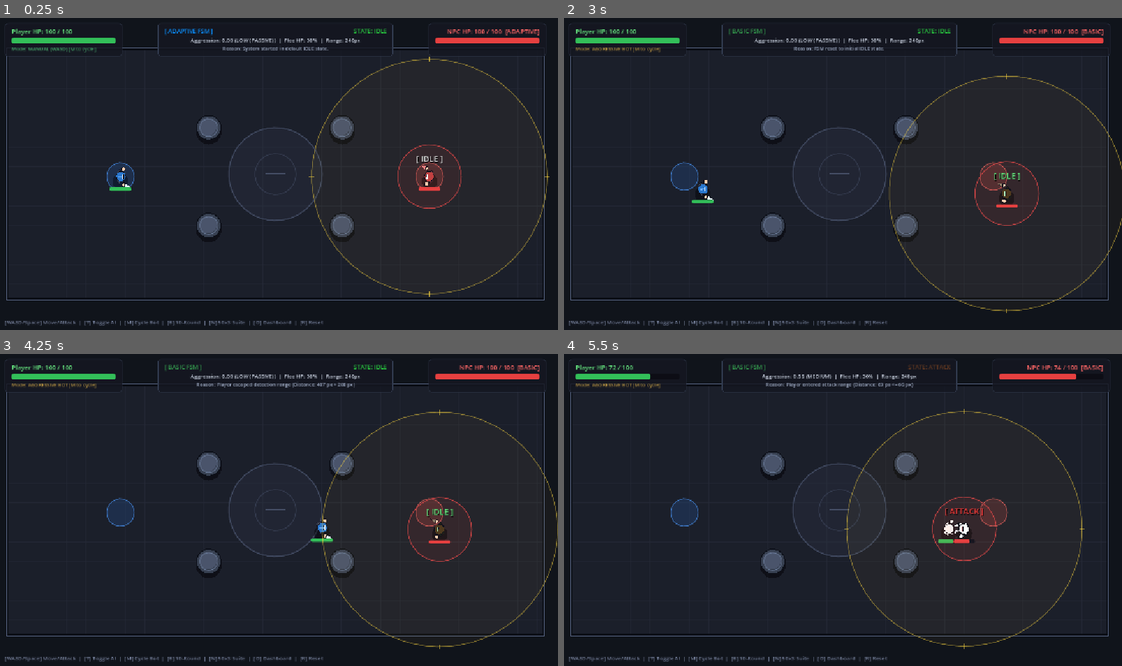
Above: before the commit, frames 1-4 (two rows, left to right).
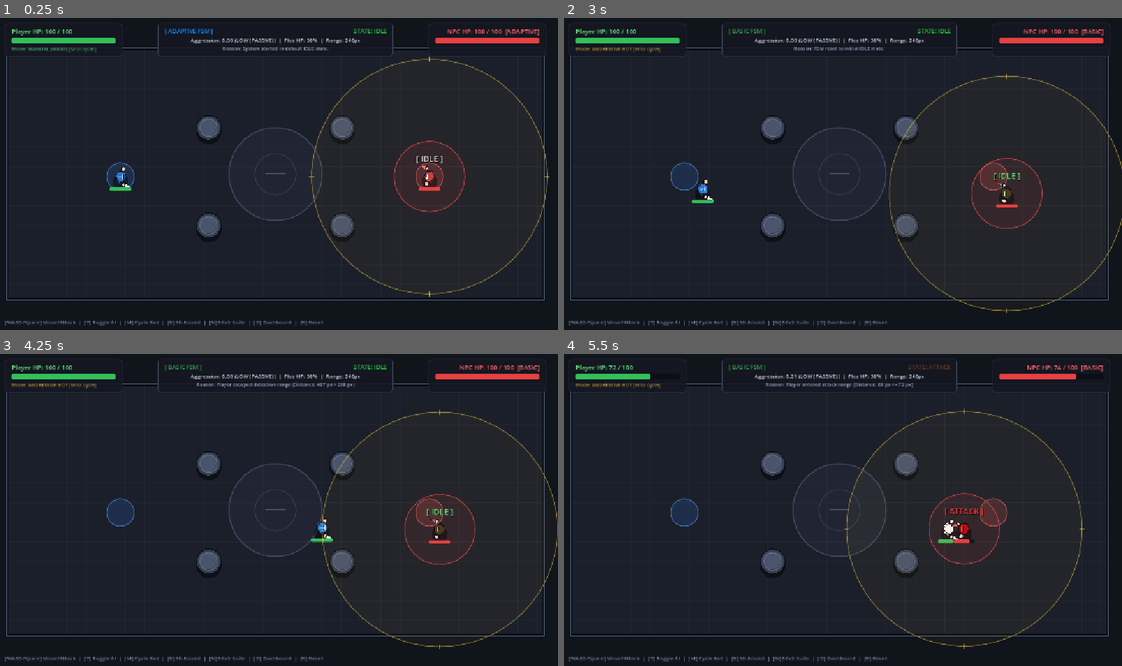
Above: after the commit, the same moments.

Repository: Prats1729/adaptive-npc-ai-FSM
Game: Godot game, scene res://scenes/arena.tscn
Same seed, same stepped clock (60 frames per second), same inputs: the game is played once before the commit and once after it.
Inputs (mouse positions are in pixels of both pictures, inside the frame that each line leads up to):
- Up to frame 1 (0.25 s): no input
- Up to frame 2 (3 s): tap Enter (ui_accept) at 0.5, 0.77, 1.52 s; move the mouse to (965, 158) at 0.52 s; hold Right (ui_right) 0.53-1.28 s; tap R at 0.6 s; click (965, 158) at 0.67 s; move the mouse to (725, 189) at 1.27 s; hold Down (ui_down) 1.28-2.03 s; tap T at 1.35 s; move the mouse to (893, 105) at 2.02 s; hold Right (ui_right) 2.03-2.78 s; tap M at 2.1 s; move the mouse to (809, 236) at 2.77 s; hold Up (ui_up) from 2.78 s (still down); tap B at 2.85 s; click (809, 236) at 2.92 s
- Up to frame 3 (4.25 s): tap Enter (ui_accept) at 3.02, 3.77 s; move the mouse to (446, 556) at 3.52 s; release Up (ui_up) at 3.53 s; hold Left (ui_left) from 3.53 s (still down); tap N at 3.6 s
- Up to frame 4 (5.5 s): move the mouse to (670, 463) at 4.27 s; tap O at 4.35 s; tap Enter (ui_accept) at 4.52 s; move the mouse to (865, 510) at 5.02 s; release Left (ui_left) at 5.03 s; hold Down (ui_down) from 5.03 s (still down); tap 1 at 5.1 s; click (865, 510) at 5.17 s

The runs differ from the first frame. In frame 1, 0.3% of the frame differs, in the area x 70-84%, y 39-63%; in frame 2, 0.3%; in frame 3, 0.3%; in frame 4, 0.6%, in the area x 34-79%, y 6-68%.

Commit message:
fix(ai): add retaliatory counter-strike, adaptive counter-offensive, and live benchmark HUD telemetry

Diff:
--- a/scripts/arena.gd
+++ b/scripts/arena.gd
@@ -187,7 +187,18 @@
 		player_mode_label.text = "Mode: %s [M to cycle]" % mode_name
 		player_mode_label.modulate = Color(0.4, 0.9, 0.5) if player_bot.current_mode == 0 else Color(1.0, 0.75, 0.3)
 
+func update_benchmark_hud(mode_name: String, current_batch: int, total_batch: int, current_ep: int, total_suite: int) -> void:
+	if player_mode_label:
+		player_mode_label.text = "Opponent: %s (%d/%d)" % [mode_name, current_batch, total_batch]
+		player_mode_label.modulate = Color(1.0, 0.65, 0.2)
+	if reason_label:
+		reason_label.text = "[BENCHMARK %d/%d] Active Policy: %s (%d/%d)" % [
+			current_ep, total_suite, mode_name, current_batch, total_batch
+		]
+		reason_label.modulate = Color(0.9, 0.95, 1.0)
+
 func _on_benchmark_completed(summary: Dictionary) -> void:
+	_update_player_bot_ui()
 	if reason_label:
 		reason_label.text = "BENCHMARK COMPLETE: Basic Win: %.0f%% (%.1fs) | Adaptive Win: %.0f%% (%.1fs) [Saved to CSV!]" % [
 			summary.get("basic_win_rate", 0.0),
--- a/scripts/enemy_fsm.gd
+++ b/scripts/enemy_fsm.gd
@@ -23,7 +23,7 @@
 
 @export_group("FSM Decision Thresholds")
 @export var detection_range: float = 240.0
-@export var attack_range: float = 65.0
+@export var attack_range: float = 72.0
 @export var safe_distance: float = 260.0
 @export var flee_health_ratio: float = 0.30 # 30% max health
 @export var attack_damage: int = 14
@@ -82,13 +82,21 @@
 	emit_telemetry(distance_to_player, health_ratio)
 
 	# Global Transition Rule: Flee when health drops below current flee threshold
+	var wants_to_flee: bool = (health_ratio <= flee_health_ratio)
+
+	# Adaptive Counter-Offensive: If the opponent has equal or lower health, do NOT run!
+	# Press the attack to execute the weakened target.
+	if adaptive_logic and adaptive_logic.is_adaptive_enabled and enemy.player:
+		if enemy.player.current_health <= enemy.current_health:
+			wants_to_flee = false
+
 	# Prevent thrashing: If already at a safe distance in IDLE, hold position instead of infinite loop
-	if health_ratio <= flee_health_ratio and current_state != State.FLEE and current_state != State.DEAD:
+	if wants_to_flee and current_state != State.FLEE and current_state != State.DEAD:
 		var threat_nearby = (current_state == State.ATTACK or current_state == State.CHASE or distance_to_player < safe_distance)
 		if threat_nearby:
 			var reason_text = ""
 			if adaptive_logic and adaptive_logic.is_adaptive_enabled and flee_health_ratio > adaptive_logic.BASE_FLEE_THRESHOLD + 0.02:
-				reason_text = "Adaptive Early Flee: Aggression HIGH (%.2f) -> Threshold raised to %.0f%% (HP: %d/%d)" % [
+				reason_text = "Adaptive Tactical Retreat: Aggression HIGH (%.2f) -> Threshold raised to %.0f%% (HP: %d/%d)" % [
 					adaptive_logic.player_aggression_score,
 					flee_health_ratio * 100.0,
 					enemy.current_health,
@@ -202,11 +210,8 @@
 
 func _process_attack_state(distance: float) -> void:
 	if enemy.player:
-		var dir_to_player = enemy.global_position.direction_to(enemy.player.global_position)
-		if distance > attack_range * 0.8:
-			enemy.move_towards_point(enemy.player.global_position, enemy.base_speed * 0.6)
-		elif distance < attack_range * 0.4:
-			enemy.move_towards_point(enemy.global_position - dir_to_player * 50.0, enemy.base_speed * 0.5)
+		if distance > attack_range * 0.75:
+			enemy.move_towards_point(enemy.player.global_position, enemy.base_speed * 0.75)
 		else:
 			enemy.stop_moving(enemy.player.global_position)
 	else:
@@ -226,6 +231,37 @@
 		)
 
 func _process_flee_state(player_pos: Vector2, distance: float, _health_ratio: float) -> void:
+	# Adaptive Counter-Offensive: If pursuer has lower or equal HP, turn and fight!
+	if adaptive_logic and adaptive_logic.is_adaptive_enabled and enemy.player:
+		if enemy.player.current_health <= enemy.current_health:
+			change_state(
+				State.ATTACK if distance <= attack_range else State.CHASE,
+				"Adaptive Counter-Offensive: Target weakened (Player HP: %d <= NPC HP: %d); turning to engage." % [
+					enemy.player.current_health, enemy.current_health
+				]
+			)
+			return
+
+	# Retaliatory Counter-Strike: If pursuer catches up into melee range, punish them!
+	if distance <= attack_range:
+		if attack_timer <= 0.0:
+			attack_timer = attack_cooldown_time
+			if enemy.has_method("trigger_attack_visual"):
+				enemy.trigger_attack_visual()
+			if enemy.player and enemy.player.has_method("take_damage"):
+				enemy.player.take_damage(attack_damage)
+				last_reason = "Retaliatory Counter-Strike: Punished pursuer on tail (Dist: %dpx)" % round(distance)
+				# Check if this retaliatory strike equalized health or gave us the lead!
+				if adaptive_logic and adaptive_logic.is_adaptive_enabled:
+					if enemy.player.current_health <= enemy.current_health:
+						change_state(
+							State.ATTACK,
+							"Adaptive Counter-Offensive: Tail-strike equalized duel (Player HP: %d <= NPC HP: %d); turning to engage." % [
+								enemy.player.current_health, enemy.current_health
+							]
+						)
+						return
+
 	var flee_direction = (enemy.global_position - player_pos).normalized()
 	var avoid = _get_enemy_boundary_avoidance()
 
--- a/scripts/player_bot.gd
+++ b/scripts/player_bot.gd
@@ -80,7 +80,7 @@
 	# Sprint only to close medium distances
 	player.bot_wants_sprint = (distance > 130.0 and distance < 350.0)
 
-	if distance <= player.attack_range * 1.15:
+	if distance <= player.attack_range:
 		player.perform_attack()
 
 func _process_defensive_mode(dir_to_enemy: Vector2, distance: float, _delta: float) -> void:
@@ -113,7 +113,7 @@
 			player.bot_move_dir = Vector2(-dir_to_enemy.y, dir_to_enemy.x).normalized()
 
 	# Counter-attack when enemy is in striking distance
-	if distance <= player.attack_range * 1.15:
+	if distance <= player.attack_range:
 		player.perform_attack()
 
 var random_attack_timer: float = 0.0
@@ -139,7 +139,7 @@
 	player.bot_wants_sprint = (distance > 180.0 and randf() > 0.5)
 
 	# Attack when close
-	if distance <= player.attack_range * 1.25 and random_attack_timer <= 0.0:
+	if distance <= player.attack_range and random_attack_timer <= 0.0:
 		random_attack_timer = randf_range(0.4, 0.9)
 		player.perform_attack()
 
--- a/scripts/simulation_runner.gd
+++ b/scripts/simulation_runner.gd
@@ -170,6 +170,13 @@
 	if arena and arena.has_method("reset_simulation"):
 		arena.reset_simulation(true)
 
+	# Update Arena HUD with active bot policy name and suite progress
+	if arena and arena.has_method("update_benchmark_hud"):
+		var bot_name = player_bot.get_mode_name() if (player_bot and player_bot.has_method("get_mode_name")) else "UNKNOWN"
+		var total_suite_episodes = (suite_policies.size() * episodes_per_policy_target) if is_suite_running else batch_target_episodes
+		var overall_ep_idx = (current_suite_policy_idx * episodes_per_policy_target + batch_current_index) if is_suite_running else batch_current_index
+		arena.update_benchmark_hud(bot_name, batch_current_index, batch_target_episodes, overall_ep_idx, total_suite_episodes)
+
 	start_single_episode()
 
 func _on_player_died() -> void:
